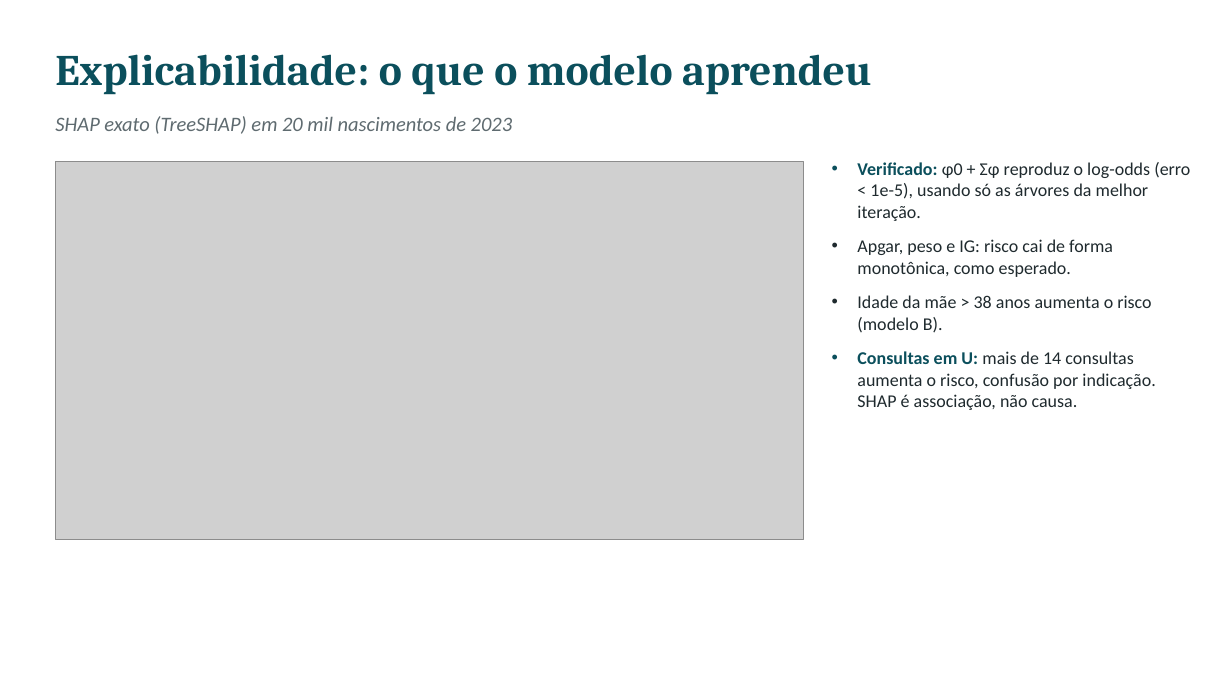
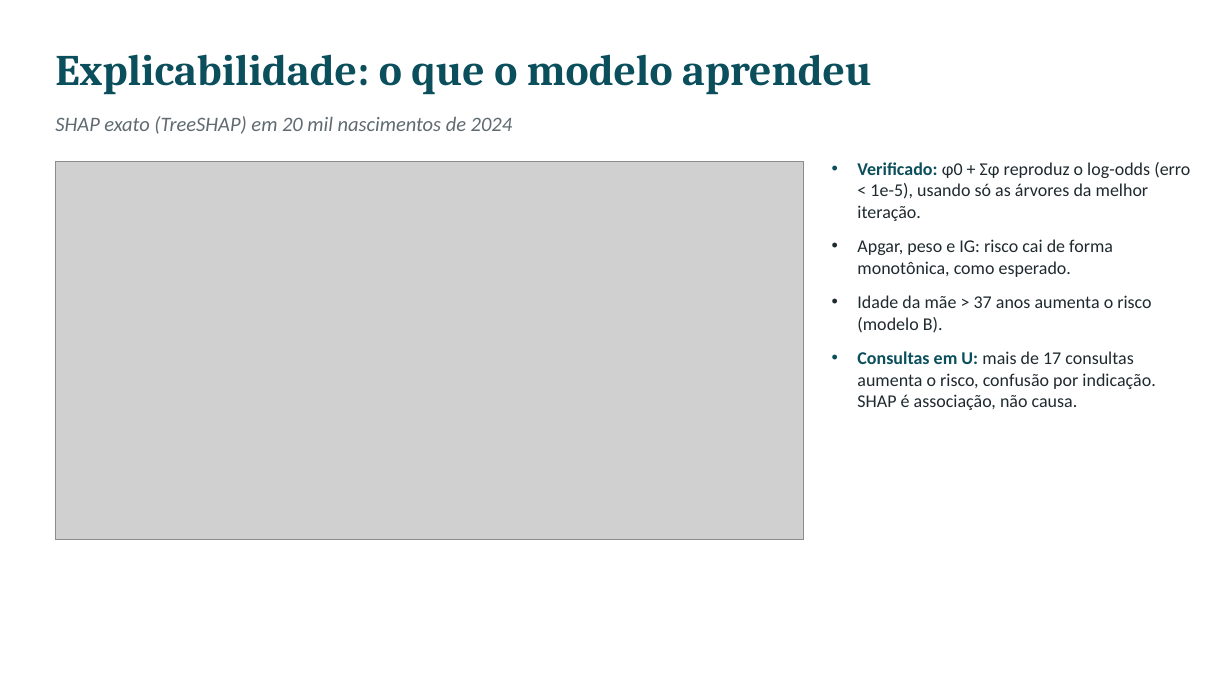
Before and after one commit to CledsonSilvaAraujo/mortalidade-neonatal-rj, a slide deck: slide 11 of slides/apresentacao.pptx. Drawn at 1232x693 pixels with LibreOffice and Linux fonts; fonts in the diff are those of the drawing; grey boxes stand for pictures. Boxes give left, top, right and bottom in pixels: in the first picture for what was removed or moved away, otherwise in the second. Text is boxed around its words. In the diff, an @@ line names an element or a change of style, - is before the commit and + after.

```diff
--- a/slides/apresentacao.pptx
+++ b/slides/apresentacao.pptx
@@ text at bbox=[55, 116, 513, 134]: text changed @@
-SHAP exato (TreeSHAP) em 20 mil nascimentos de 2023
+SHAP exato (TreeSHAP) em 20 mil nascimentos de 2024
@@ text at bbox=[857, 295, 1155, 410]: text changed @@
-• Idade da mãe > 38 anos aumenta o risco (modelo B).
-• Consultas em U: mais de 14 consultas aumenta o risco, confusão por indicação. SHAP é associação, não causa.
+• Idade da mãe > 37 anos aumenta o risco (modelo B).
+• Consultas em U: mais de 17 consultas aumenta o risco, confusão por indicação. SHAP é associação, não causa.
```
Also in this commit, not shown: 13 other slides changed, 49 other files.
